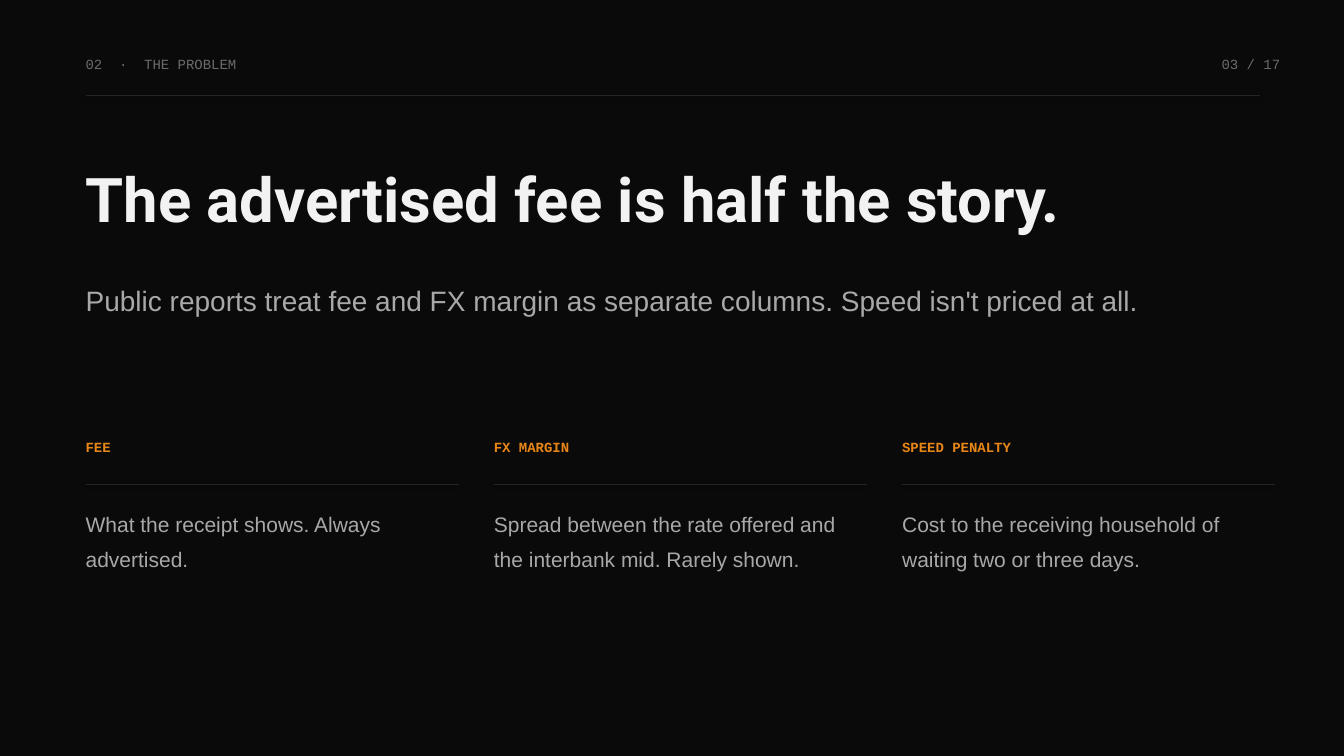
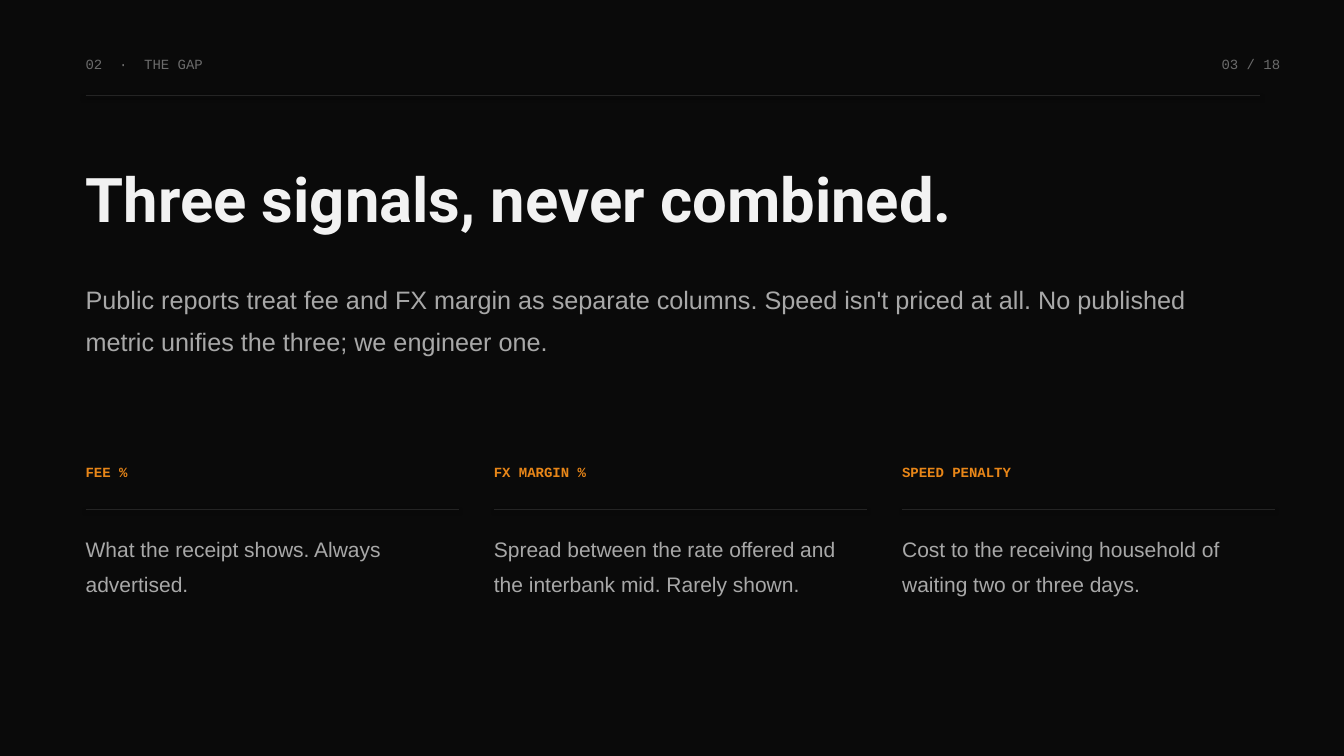
Before and after one commit to ronitdhansoia/fds, a slide deck: slide 3 of report/MigrantMoney_Presentation.pptx. Drawn at 1344x756 pixels with LibreOffice and Linux fonts; fonts in the diff are those of the drawing. Boxes give left, top, right and bottom in pixels: in the first picture for what was removed or moved away, otherwise in the second. Text is boxed around its words. In the diff, an @@ line names an element or a change of style, - is before the commit and + after.

Commit message:
feat(report): rebuild deck with FDS focus (18 slides)
Previous version read like a finance pitch. This rewrites the spine
around what the rubric actually grades: the data science workflow.

Adds three slides:
- 05 · PIPELINE — eight stages from raw RPW xlsx to static dashboard
- 06 · DATA ENGINEERING — schema sniff, melt cc1/cc2, derive fee,
       map speed actual, filter, normalize firm_type
- 15 · ROBUSTNESS — kappa sensitivity, provider stress test,
       mean vs median, assumption-flex sanity check vs BIS Bulletin 87

Drops two redundant slides:
- world map (covered by diaspora burden)
- headline synthesis (numbers already in the hook)

Reframes section overlines toward the methodology angle:
THE HOOK -> THE QUESTION, THE PROBLEM -> THE GAP. Regression slide
title changed from "Operator-class regression" to "Two-way fixed-
effects panel" to lead with the FDS technique. Subhead on the title
slide now matches the report subtitle.

Build: 18 slides, 1.0 MB.

```diff
--- a/report/MigrantMoney_Presentation.pptx
+++ b/report/MigrantMoney_Presentation.pptx
@@ text at box(86, 60, 203, 69): text changed @@
-02 · THE PROBLEM
+02 · THE GAP
@@ text at box(1222, 60, 1280, 69): text changed @@
-03 / 17
+03 / 18
@@ text at box(86, 175, 951, 235): text changed @@
-The advertised fee is half the story.
+Three signals, never combined.
@@ text at box(86, 291, 1185, 356): text changed; size 20 to 18 pt @@
-Public reports treat fee and FX margin as separate columns. Speed isn't priced at all.
+Public reports treat fee and FX margin as separate columns. Speed isn't priced at all. No published metric unifies the three; we engineer one.
@@ text at box(86, 467, 111, 477): text changed @@
-FEE
+FEE %
@@ text at box(494, 467, 569, 477): text changed @@
-FX MARGIN
+FX MARGIN %
@@ 4 texts, 3 lines: place and size @@
-4 texts, 3 lines at box(86, 442, 1275, 571)
+4 texts, 3 lines at box(86, 467, 1275, 596)
```
Also in this commit, not shown: 14 other slides changed, 3 slides added, 2 slides removed, 1 other file.
